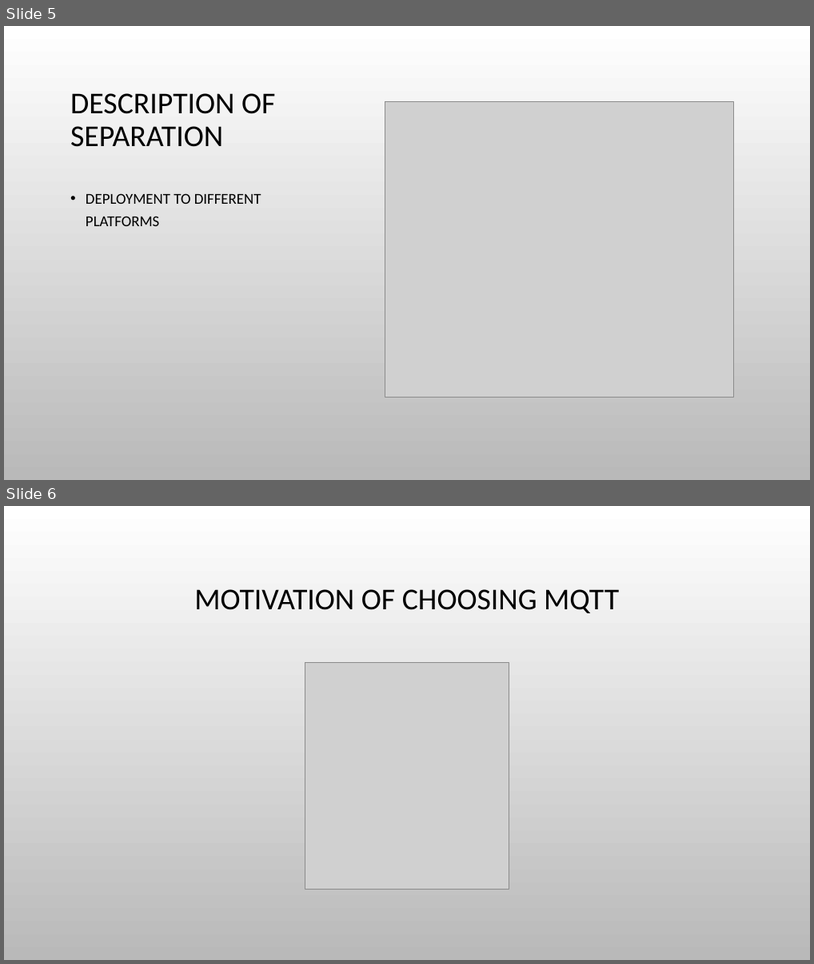
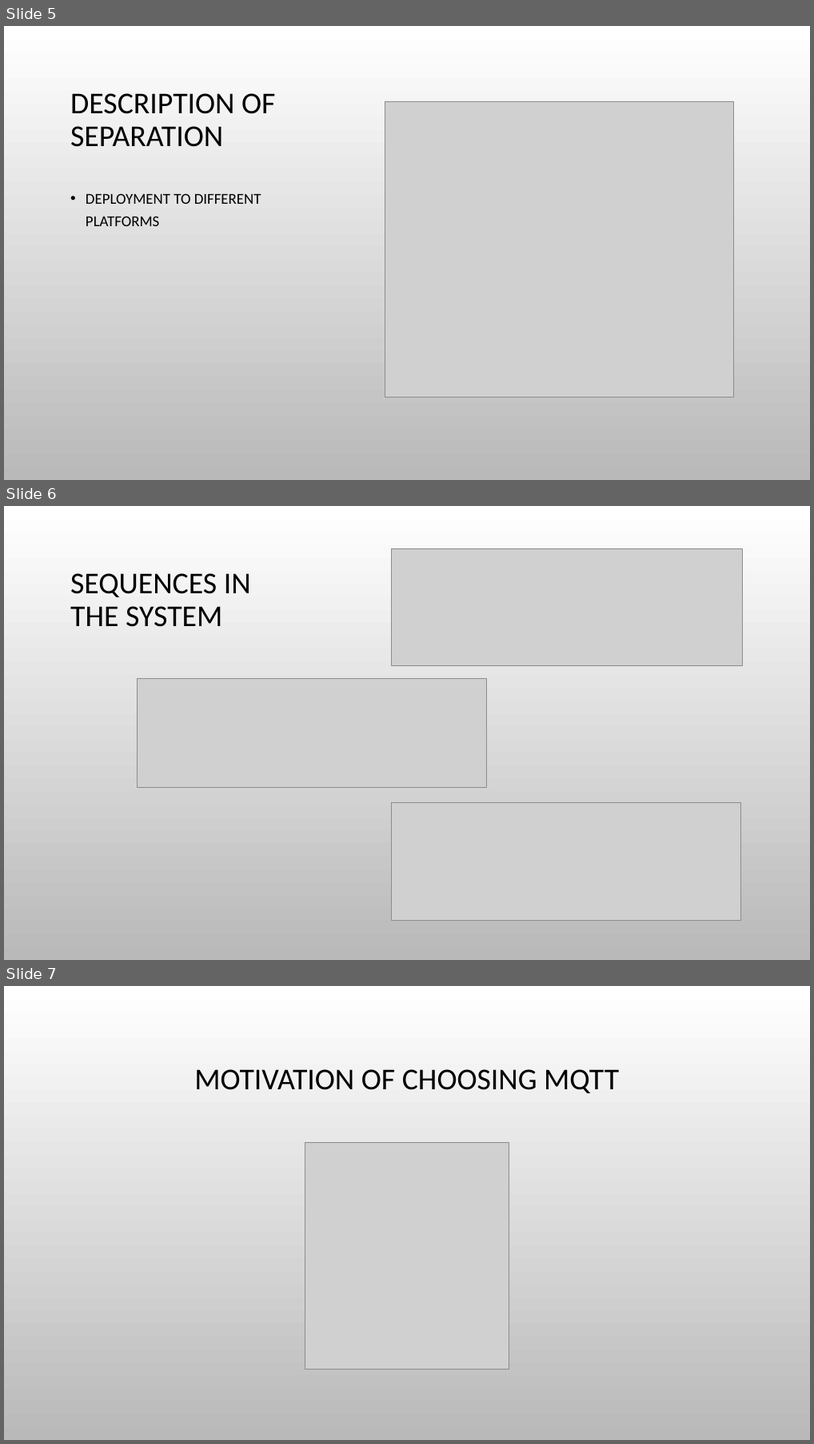
Before and after one commit to kakke14/IOTT-project, a slide deck: IoT Weather station.pptx. Shown one above the other, each under a label of ours: slides 5 and 6 before the commit, slides 5, 6 and 7 after it. The pictures are 814x964 and 814x1444 pixels, drawn with LibreOffice and Linux fonts; fonts in the diff are those of the drawing; grey boxes stand for pictures; background and template pictures are left out. Boxes give left, top, right and bottom in pixels: in the first picture for what was removed or moved away, otherwise in the second. Text is boxed around its words. In the diff, an @@ line names an element or a change of style, - is before the commit and + after.

```diff
--- a/IoT Weather station.pptx
+++ b/IoT Weather station.pptx
@@ slide 6 added at bbox=[4, 506, 810, 960], background picture (left out) @@
@@ picture added at bbox=[392, 548, 742, 666] @@
@@ title added at bbox=[70, 573, 251, 627], 36 pt, text #000000 @@
+SEQUENCES IN THE SYSTEM
@@ picture added at bbox=[137, 678, 486, 788] @@
@@ picture added at bbox=[392, 803, 742, 920] @@
@@ what was slide 6 is now slide 7 @@
```
Also in this commit, not shown: 1 slide changed, 11 other files.
